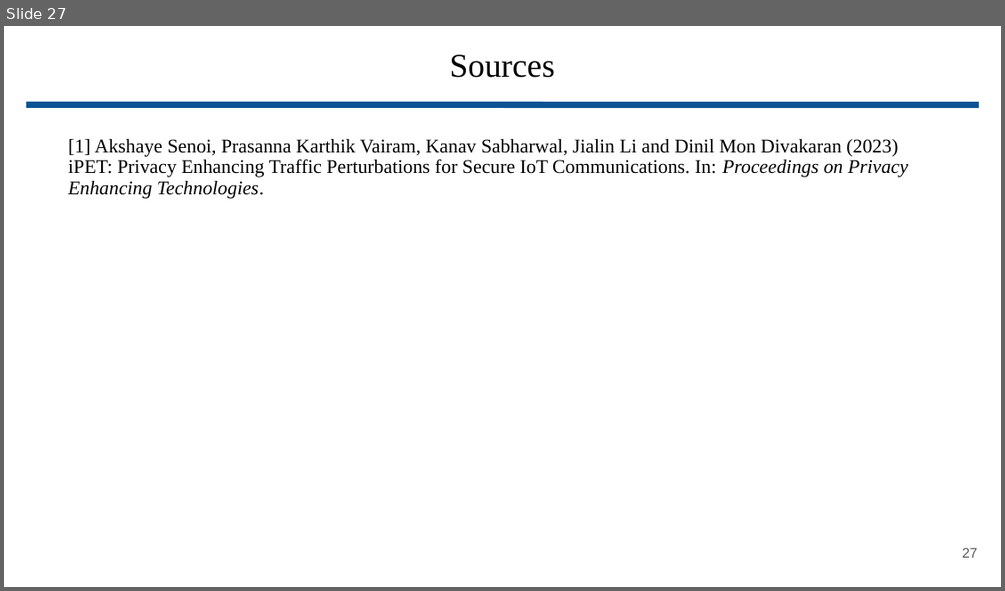
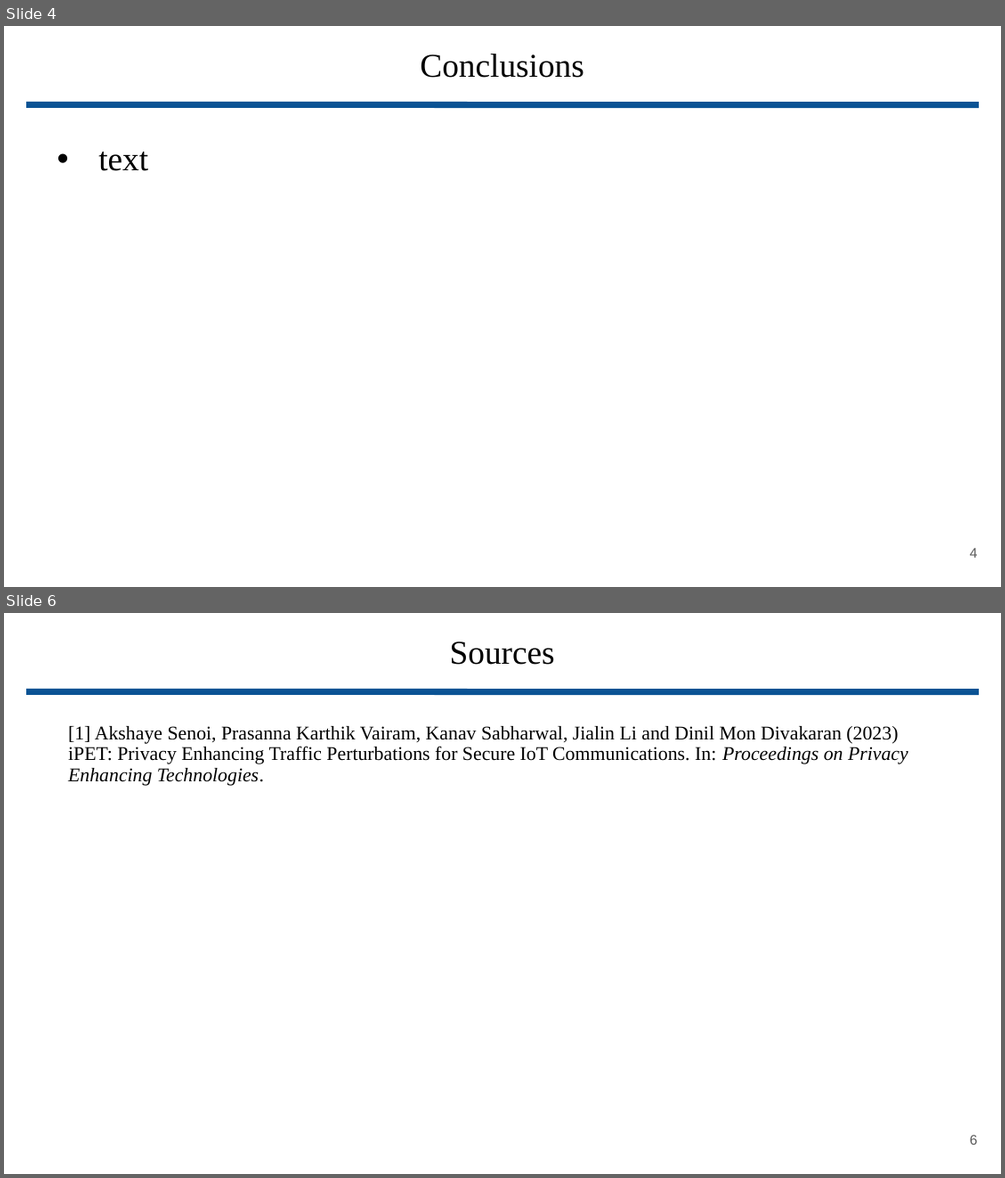
Before and after one commit to wbuz24/analysisProject, a slide deck: final.pptx. Shown one above the other, each under a label of ours: slide 27 before the commit, slides 4 and 6 after it; the slides between them are not shown. The pictures are 1005x591 and 1005x1178 pixels, drawn with LibreOffice and Linux fonts; fonts in the diff are those of the drawing. Boxes give left, top, right and bottom in pixels: in the first picture for what was removed or moved away, otherwise in the second. Text is boxed around its words. In the diff, an @@ line names an element or a change of style, - is before the commit and + after.

```diff
--- a/final.pptx
+++ b/final.pptx
@@ slide 4 added at (4, 26, 1001, 587), background #FFFFFF @@
@@ title added at (420, 54, 584, 78), 24 pt, text #000000 @@
+Conclusions
@@ line added from (26, 104) to (979, 104), #0B5394 4.51 pt @@
@@ text added at (98, 151, 148, 171), 24 pt, text #000000 @@
+• text
@@ page number added at (970, 548, 978, 557), 10 pt, text #595959 @@
+4
@@ what was slide 27 is now slide 6 @@
@@ page number at (970, 1135, 978, 1144): text changed @@
-27
+6
```
Also in this commit, not shown: 1 slide changed, 3 other slides added, 25 slides removed.
